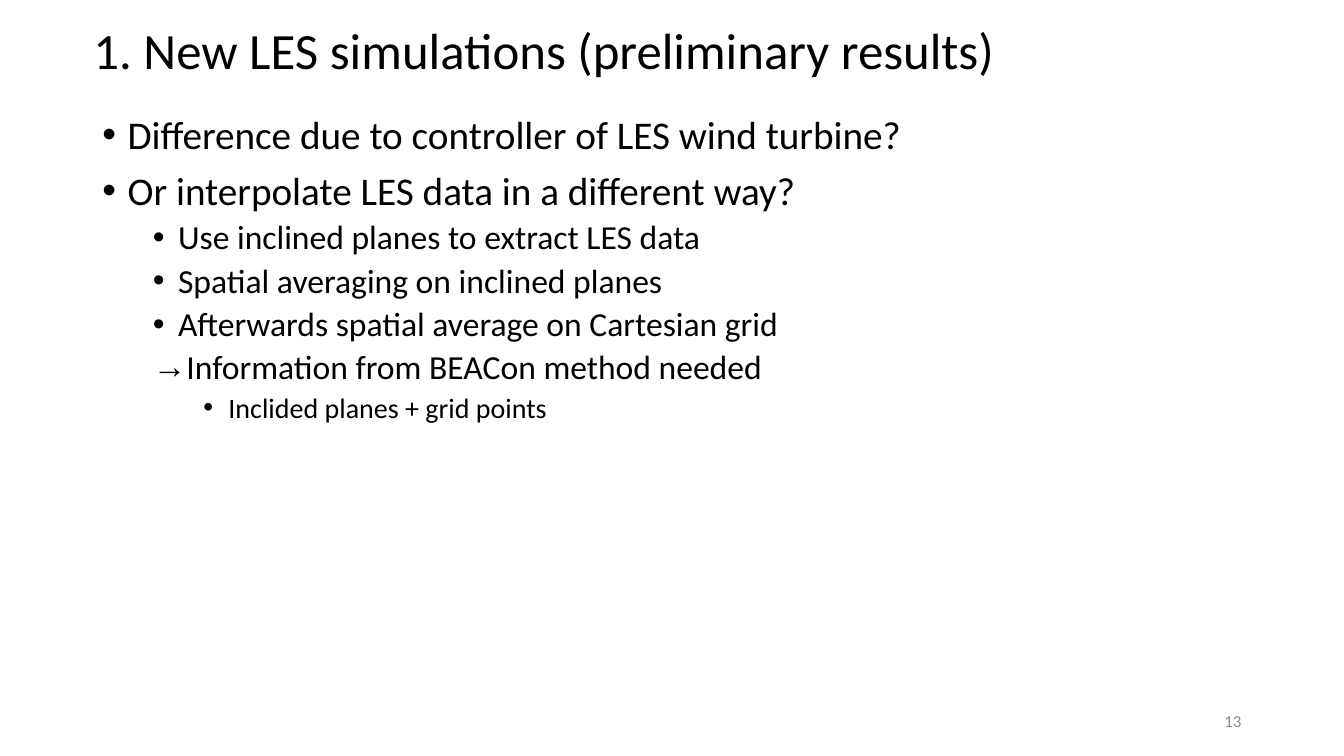
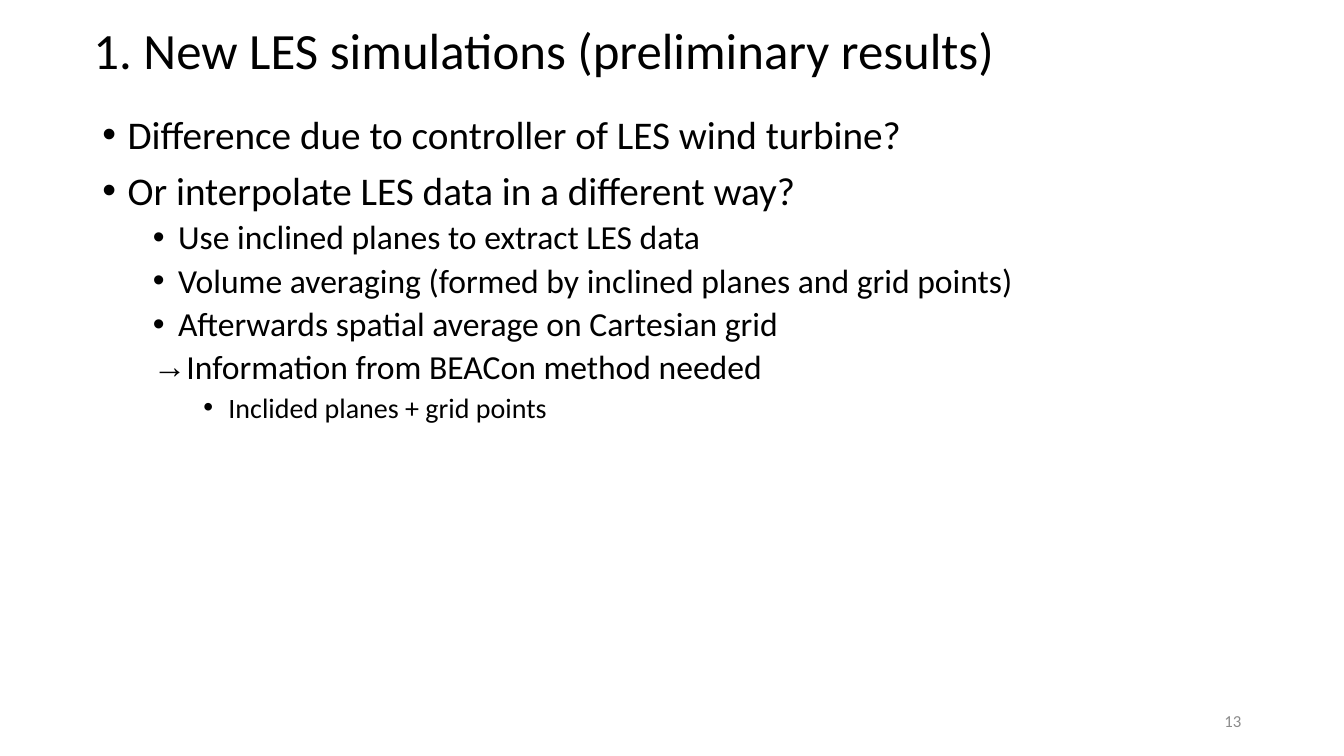
Before and after one commit to obossuyt/Thesis_Ottelien, a slide deck: slide 13 of Meetings & Official Documents/20180410_Meeting11.pptx. Drawn at 1344x756 pixels with LibreOffice and Linux fonts; fonts in the diff are those of the drawing. Boxes give left, top, right and bottom in pixels: in the first picture for what was removed or moved away, otherwise in the second. Text is boxed around its words. In the diff, an @@ line names an element or a change of style, - is before the commit and + after.

```diff
--- a/Meetings & Official Documents/20180410_Meeting11.pptx
+++ b/Meetings & Official Documents/20180410_Meeting11.pptx
@@ text at [178, 268, 1012, 299]: text changed @@
-  • Spatial averaging on inclined planes
+  • Volume averaging (formed by inclined planes and grid points)
```
Also in this commit, not shown: 2 other slides changed, 1 slide removed, 1 other file.
